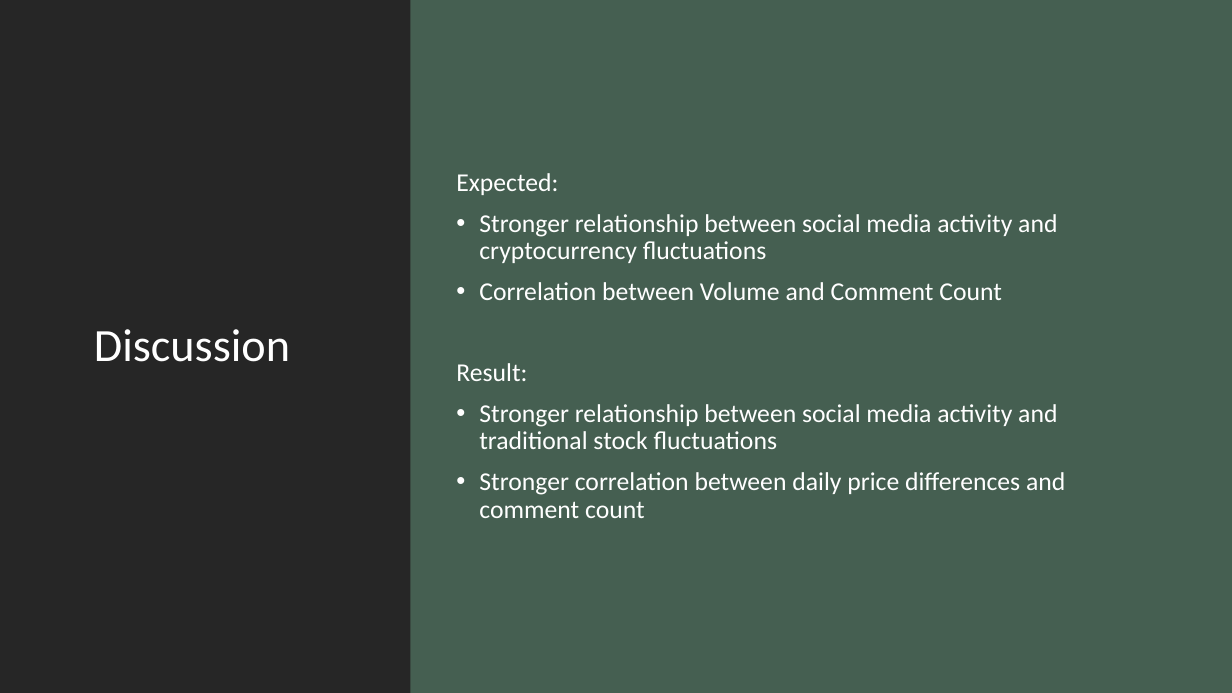
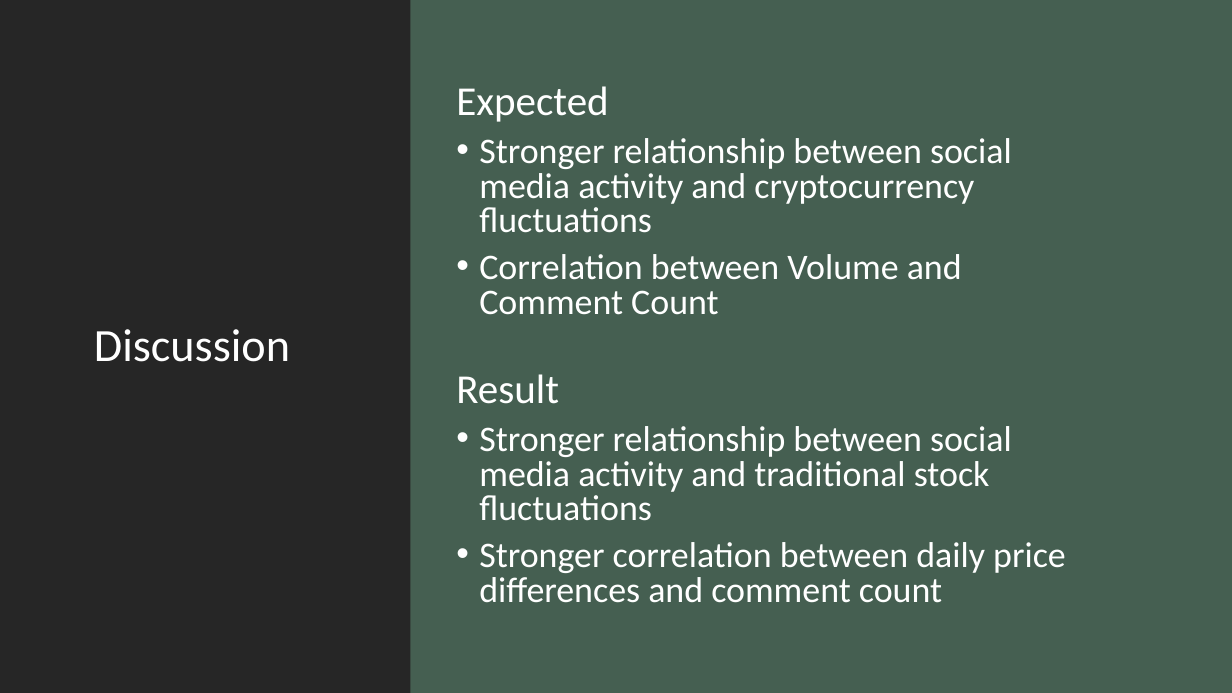
Before and after one commit to ashleighdevito/Cryptocurrency, a slide deck: slide 14 of Presentation/1_cryptocurrency_presentation.pptx. Drawn at 1232x693 pixels with LibreOffice and Linux fonts; fonts in the diff are those of the drawing. Boxes give left, top, right and bottom in pixels: in the first picture for what was removed or moved away, otherwise in the second. Text is boxed around its words. In the diff, an @@ line names an element or a change of style, - is before the commit and + after.

```diff
--- a/Presentation/1_cryptocurrency_presentation.pptx
+++ b/Presentation/1_cryptocurrency_presentation.pptx
@@ text at bbox=[456, 86, 608, 122]: text changed; size 20 to 32 pt @@
-Expected:
+Expected
@@ text at bbox=[479, 138, 1066, 603]: size 20 to 28 pt; line spacing 0.9 to 0.8 @@
@@ text at bbox=[456, 374, 559, 404]: text changed; size 20 to 32 pt @@
-Result:
+Result
```
Also in this commit, not shown: 11 other slides changed, 2 slides added, 3 slides removed, 21 other files.
